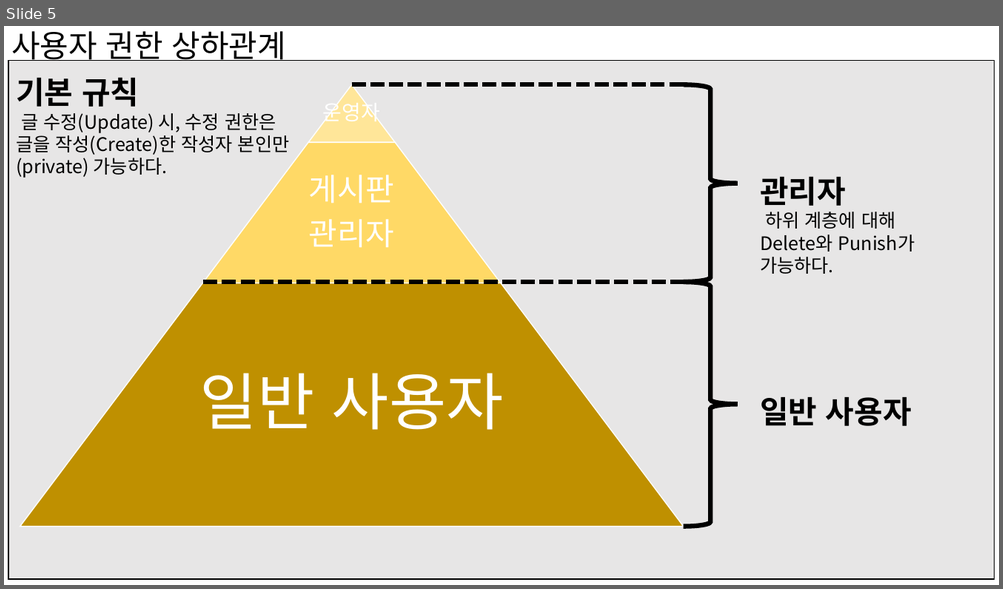
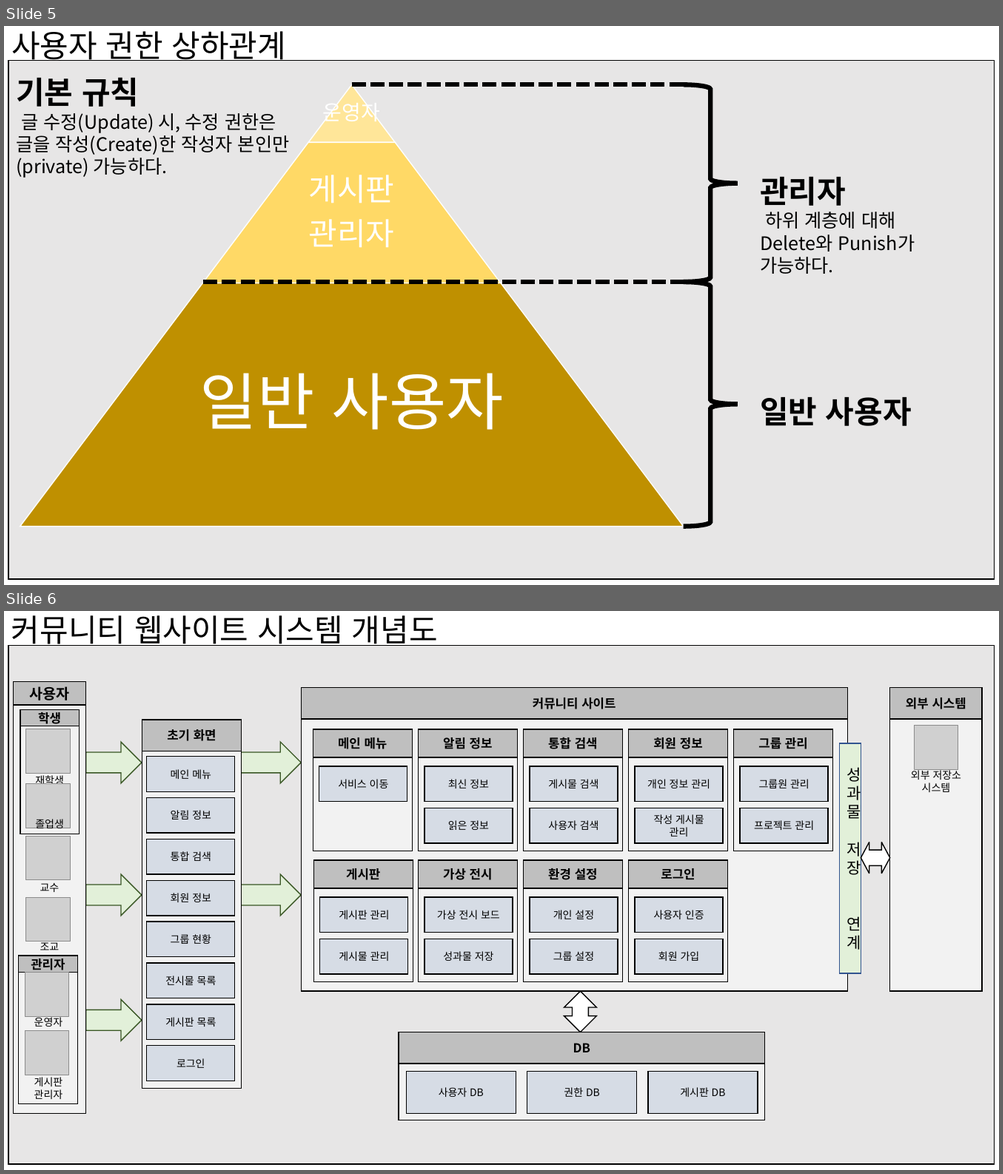
Before and after one commit to kkevin811015/MyDepartmentArchive, a slide deck: Documents/Requirements/service_order_client/raw/학과 커뮤니티 웹사이트 및 모바일 앱 개발 시스템 개념도.pptx. Shown one above the other, each under a label of ours: slide 5 before the commit, slides 5 and 6 after it. The pictures are 1003x589 and 1003x1174 pixels, drawn with LibreOffice and Linux fonts; fonts in the diff are those of the drawing; grey boxes stand for pictures. Boxes give left, top, right and bottom in pixels: in the first picture for what was removed or moved away, otherwise in the second. Text is boxed around its words. In the diff, an @@ line names an element or a change of style, - is before the commit and + after.

```diff
--- a/Documents/Requirements/service_order_client/raw/학과 커뮤니티 웹사이트 및 모바일 앱 개발 시스템 개념도.pptx
+++ b/Documents/Requirements/service_order_client/raw/학과 커뮤니티 웹사이트 및 모바일 앱 개발 시스템 개념도.pptx
@@ slide 6 added at box(4, 611, 999, 1170), background #FFFFFF @@
@@ text added at box(11, 615, 438, 646), 30 pt, text #000000 @@
+커뮤니티 웹사이트 시스템 개념도
@@ rectangle added at box(8, 645, 994, 1165), fill #E7E6E6, outline #000000 1 pt @@
@@ group added at box(14, 682, 982, 1121): 61 rectangles, 7 pictures, 7 texts, 5 right arrows, 1 up down arrow, 1 left right arrow @@
+사용자
+학생
+재학생
+졸업생
+교수
+조교
+관리자
+운영자
+게시판
+관리자
+초기 화면
+회원 정보
+메인 메뉴
+그룹 현황
+알림 정보
+전시물 목록
+게시판 목록
+통합 검색
+로그인
+DB
+사용자 DB
+게시판 DB
+권한 DB
+커뮤니티 사이트
+게시판
+게시판 관리
+게시물 관리
+메인 메뉴
+서비스 이동
+회원 정보
+개인 정보 관리
+작성 게시물
+관리
+환경 설정
+개인 설정
+그룹 설정
+가상 전시
+가상 전시 보드
+성과물 저장
+그룹 관리
+그룹원 관리
+프로젝트 관리
+통합 검색
+게시물 검색
+사용자 검색
+알림 정보
+최신 정보
+읽은 정보
+로그인
+사용자 인증
+회원 가입
+성과물
+저장
+연계
+외부 시스템
+외부 저장소 시스템
```
Also in this commit, not shown: 3 slides changed, 2 other files.
